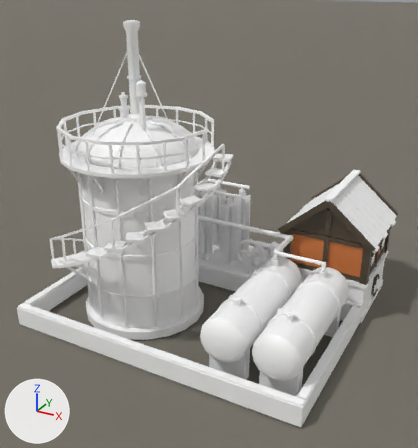
The Blender file src/DeepFrontier/Art/Source/CryogenicTankFarm-ReferenceStudy.blend, before and after one commit.
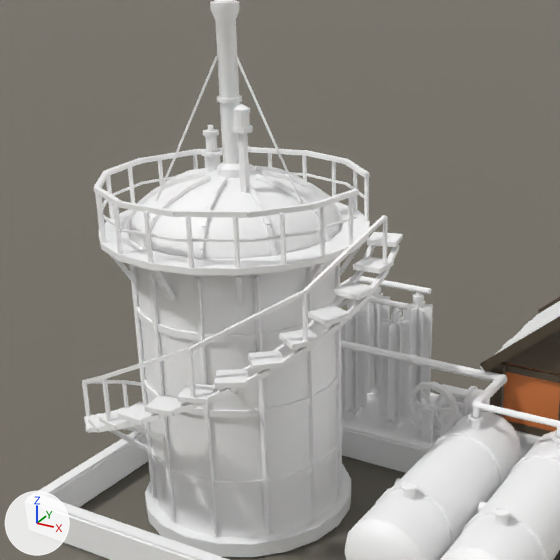
Old and new are each drawn whole from a 50 mm lens placed at (2.48, -13.98, 7.63), pointed at (-3.36, -3.36, 2.32) and again close up on the part from 1% to 77% of the width and 5% to 76% of the height. Every picture has the same lights, and +X, +Y and +Z are marked at lower left. The older version's two pictures come first.

The first close-up shows 'CryogenicTankFarm.Architecture', 'CryogenicTankFarm.Flywheel', 'Plane' and 3 more.
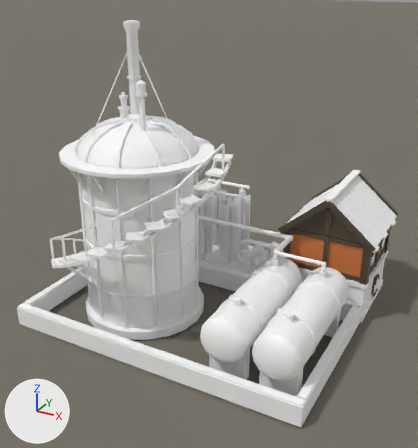
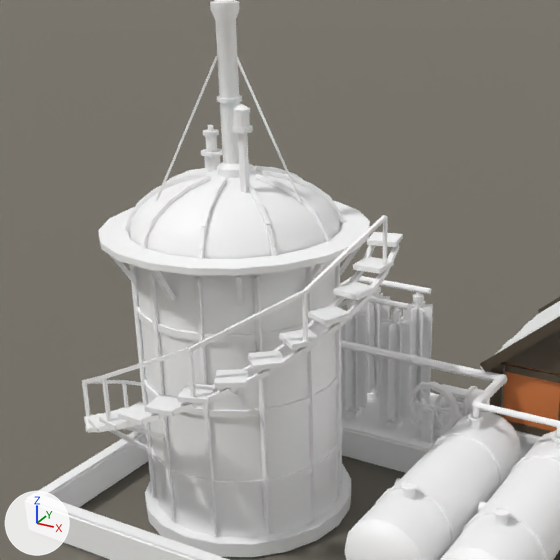
What differs and where, as boxes (x1, y1, x2, y2) in the close-ups (560 x 560 px):
part 1 of me_cryogenictankfarm_architecture, deleted
    before: (94, 147, 369, 268)

What changed in the scene script:
```text
Change me_cryogenictankfarm_architecture:
    used by ob_cryogenictankfarm_architecture; location = (0.0, 0.0, 0.0)
    remove me_cryogenictankfarm_architecture.from_pydata(...)  # 7712 vertices, 4638 faces; spans x -7.0..0.18, y -6.02..0.26, z -0.03..6.69
    add me_cryogenictankfarm_architecture.from_pydata(...)  # 7368 vertices, 4380 faces; spans x -7.0..0.18, y -6.02..0.26, z -0.03..6.69
    me_cryogenictankfarm_architecture part 1: 43 loose pieces with 344 vertices, spanning x -6.53..-3.17, y -5.58..-2.21, z 4.0..4.63, are deleted
```
